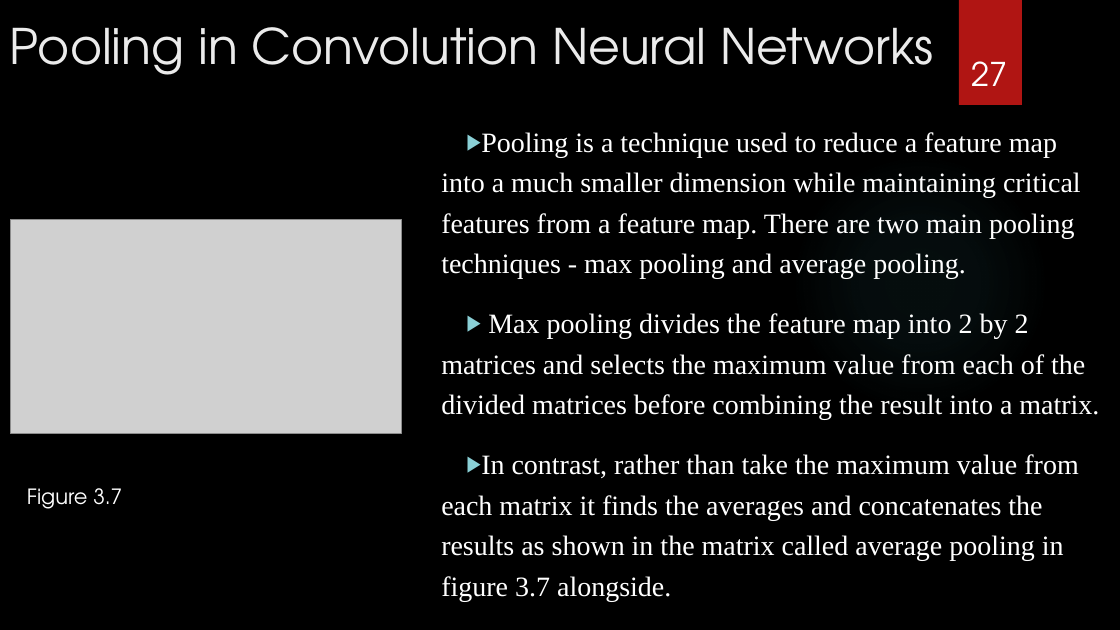
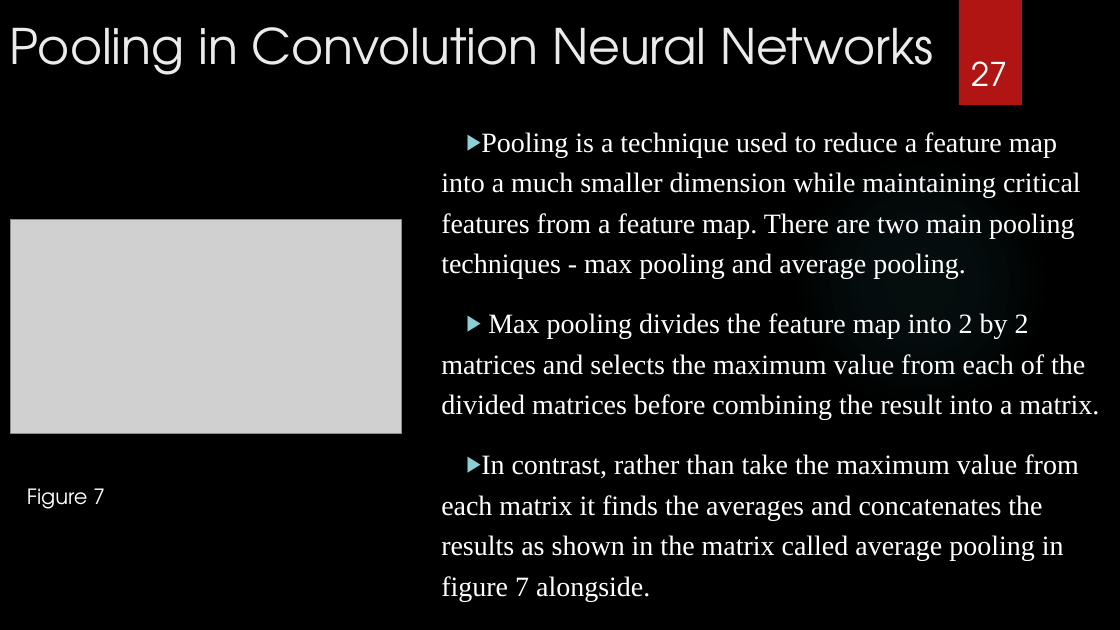
Before and after one commit to cycks/PgdThesis, a slide deck: slide 27 of mydocuments/Examining The Effect of Padding on Facial Recognition.pptx. Drawn at 1120x630 pixels with LibreOffice and Linux fonts; fonts in the diff are those of the drawing; grey boxes stand for pictures; background and template pictures are left out. Boxes give left, top, right and bottom in pixels: in the first picture for what was removed or moved away, otherwise in the second. Text is boxed around its words. In the diff, an @@ line names an element or a change of style, - is before the commit and + after.

```diff
--- a/mydocuments/Examining The Effect of Padding on Facial Recognition.pptx
+++ b/mydocuments/Examining The Effect of Padding on Facial Recognition.pptx
@@ text at [441, 454, 1078, 601]: text changed @@
-▶ In contrast, rather than take the maximum value from each matrix it finds the averages and concatenates the results as shown in the matrix called average pooling in figure 3.7 alongside.
+▶ In contrast, rather than take the maximum value from each matrix it finds the averages and concatenates the results as shown in the matrix called average pooling in figure 7 alongside.
@@ text at [27, 488, 105, 509]: text changed @@
-Figure 3.7
+Figure 7
```
Also in this commit, not shown: 14 other slides changed, 1 slide added, 2 slides removed, 4 other files.
